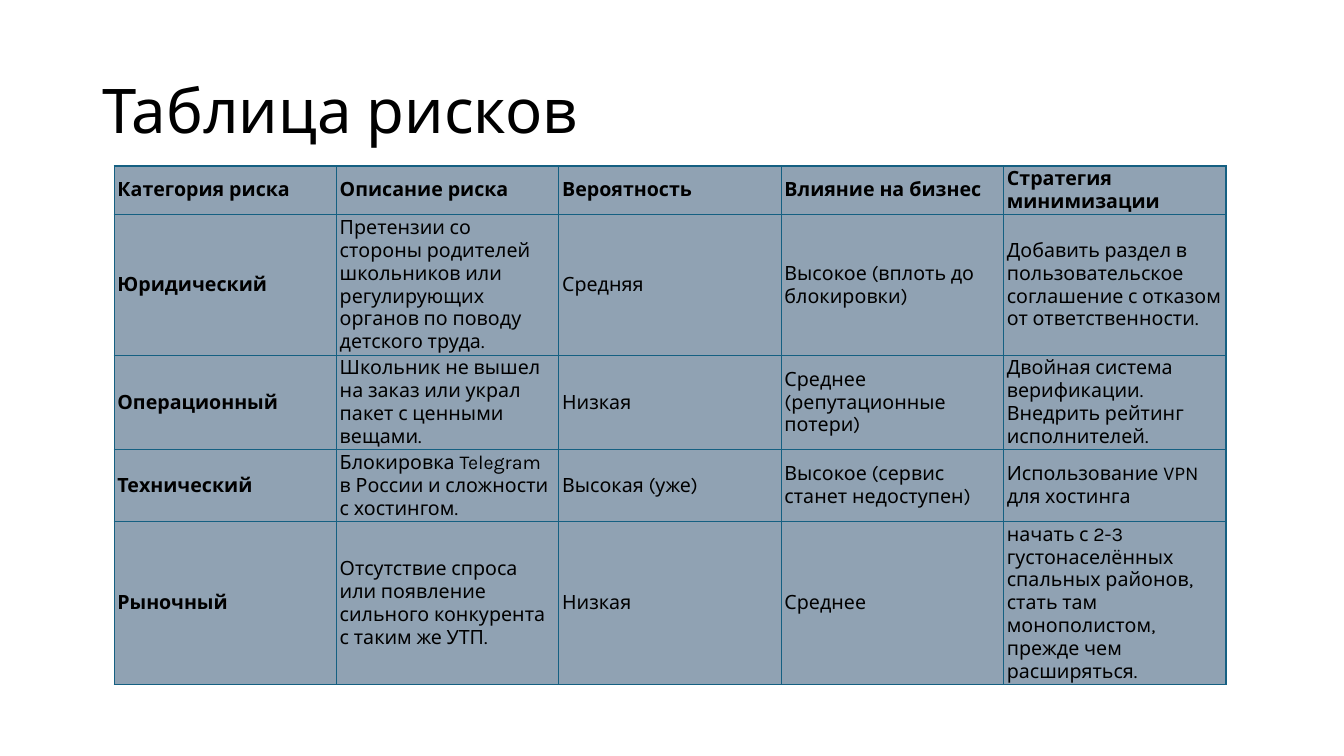
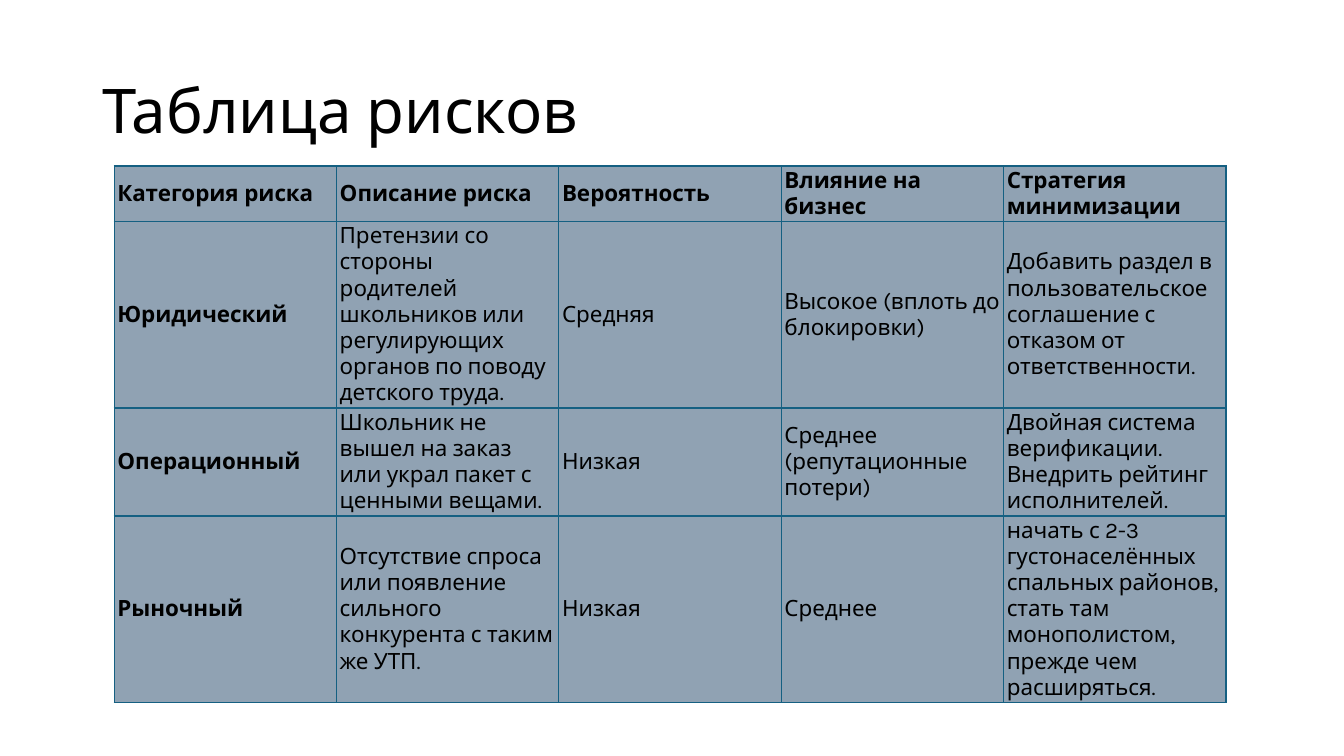
Before and after one commit to Seab-Unic/descripttrashout, a slide deck: slide 8 of TrashOut – Проект Константина Евстигнеева.pptx (slide 7 before the commit). Drawn at 1344x756 pixels with LibreOffice and Linux fonts; fonts in the diff are those of the drawing. Boxes give left, top, right and bottom in pixels: in the first picture for what was removed or moved away, otherwise in the second. Text is boxed around its words. In the diff, an @@ line names an element or a change of style, - is before the commit and + after.

```diff
--- a/TrashOut – Проект Константина Евстигнеева.pptx
+++ b/TrashOut – Проект Константина Евстигнеева.pptx
@@ table at <box>114,166,1228,704</box> @@
-row 4: Технический | Блокировка Telegram в России и сложности с хостингом. | Высокая (уже) | Высокое (сервис станет недоступен) | Использование VPN для хостинга
```
Also in this commit, not shown: 5 other slides changed, 1 slide added.
